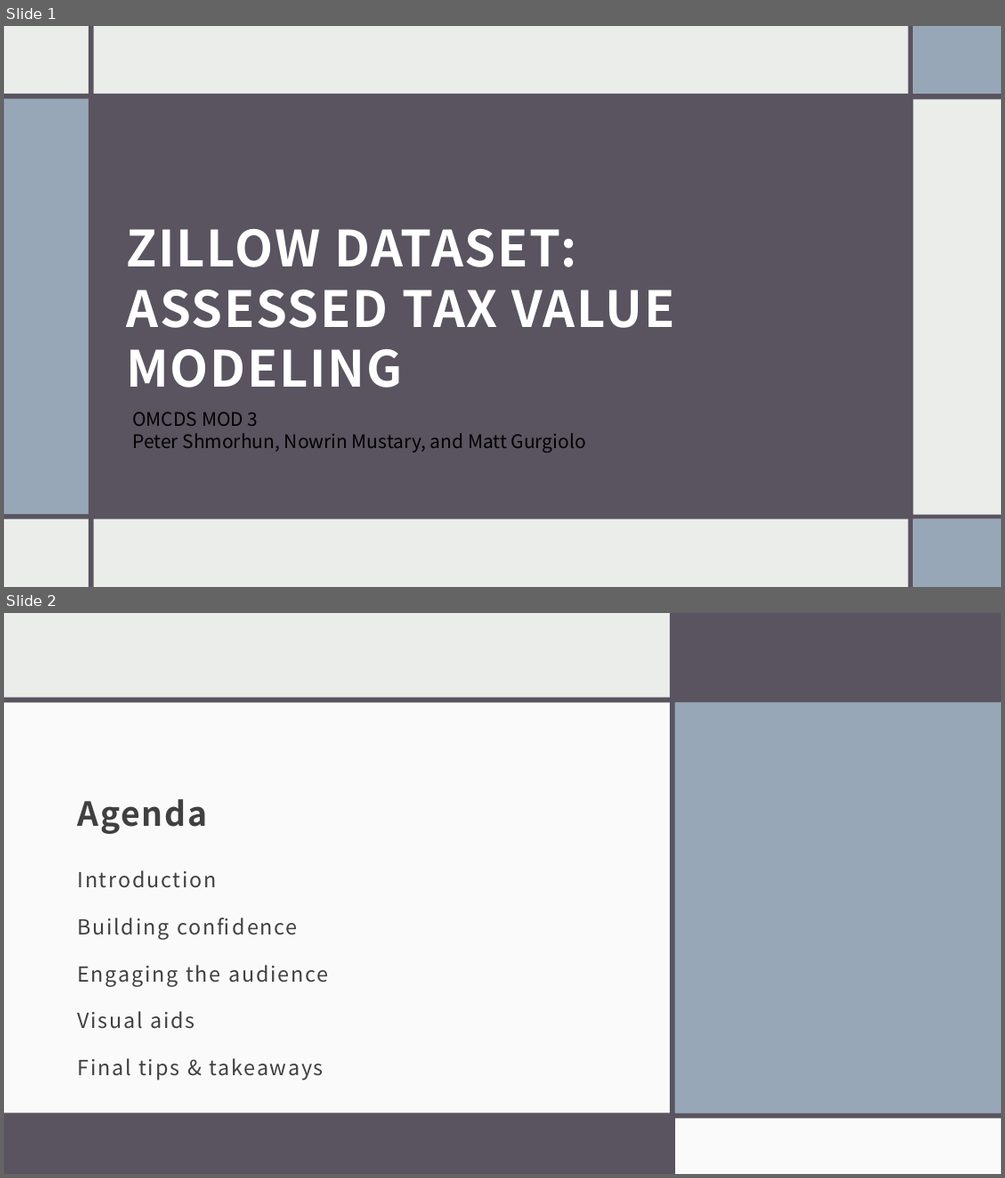
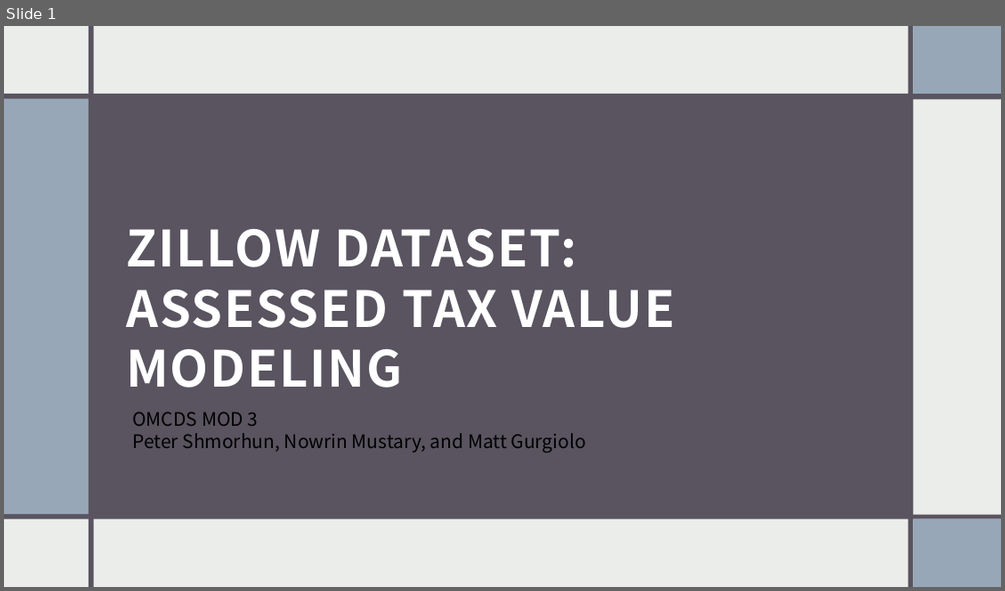
Before and after one commit to shmorhunmsds/ml_final_project, a slide deck: presentation.pptx. Shown one above the other, each under a label of ours: slides 1 and 2 before the commit, slide 1 after it. The pictures are 1005x1178 and 1005x591 pixels, drawn with LibreOffice and Linux fonts; fonts in the diff are those of the drawing. Boxes give left, top, right and bottom in pixels: in the first picture for what was removed or moved away, otherwise in the second. Text is boxed around its words. In the diff, an @@ line names an element or a change of style, - is before the commit and + after.

```diff
--- a/presentation.pptx
+++ b/presentation.pptx
@@ slide 2 removed at box(4, 613, 1001, 1174), background #EBEDEB @@
@@ rectangle removed at box(4, 613, 1001, 1174) @@
@@ rectangle removed at box(384, 613, 389, 1174) @@
@@ rectangle removed at box(390, 613, 1001, 1174) @@
@@ rectangle removed at box(670, 613, 675, 1174) @@
@@ rectangle removed at box(672, 613, 1001, 699) @@
@@ rectangle removed at box(4, 698, 1001, 703) @@
@@ rectangle removed at box(4, 703, 674, 1113) @@
@@ rectangle removed at box(675, 703, 1001, 1113) @@
@@ title removed at box(77, 799, 207, 834) @@
-Agenda
@@ text removed at box(77, 870, 328, 1080) @@
-Introduction
-Building confidence
-Engaging the audience
-Visual aids
-Final tips & takeaways
@@ rectangle removed at box(4, 1116, 671, 1174) @@
@@ rectangle removed at box(4, 1112, 1001, 1118) @@
@@ rectangle removed at box(675, 1117, 1001, 1174) @@
```
Also in this commit, not shown: 4 slides changed, 7 slides added, 7 other slides removed.
